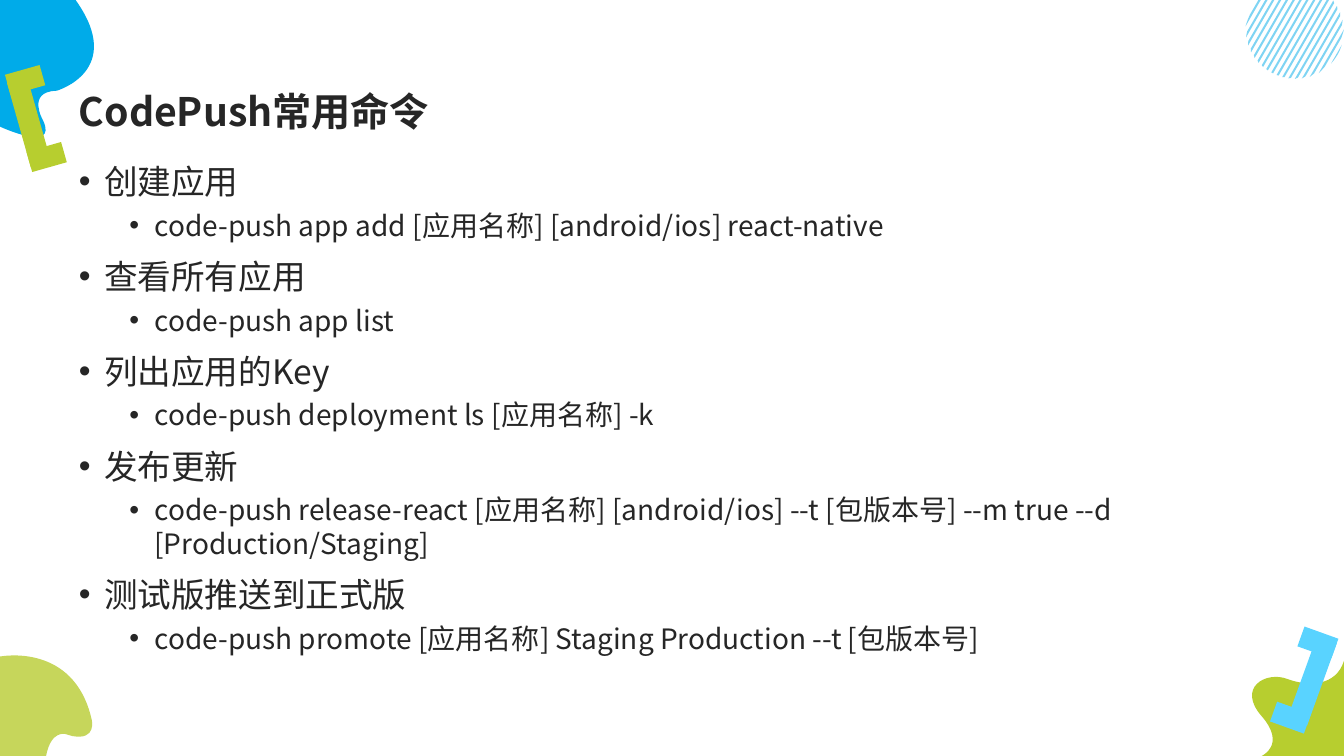
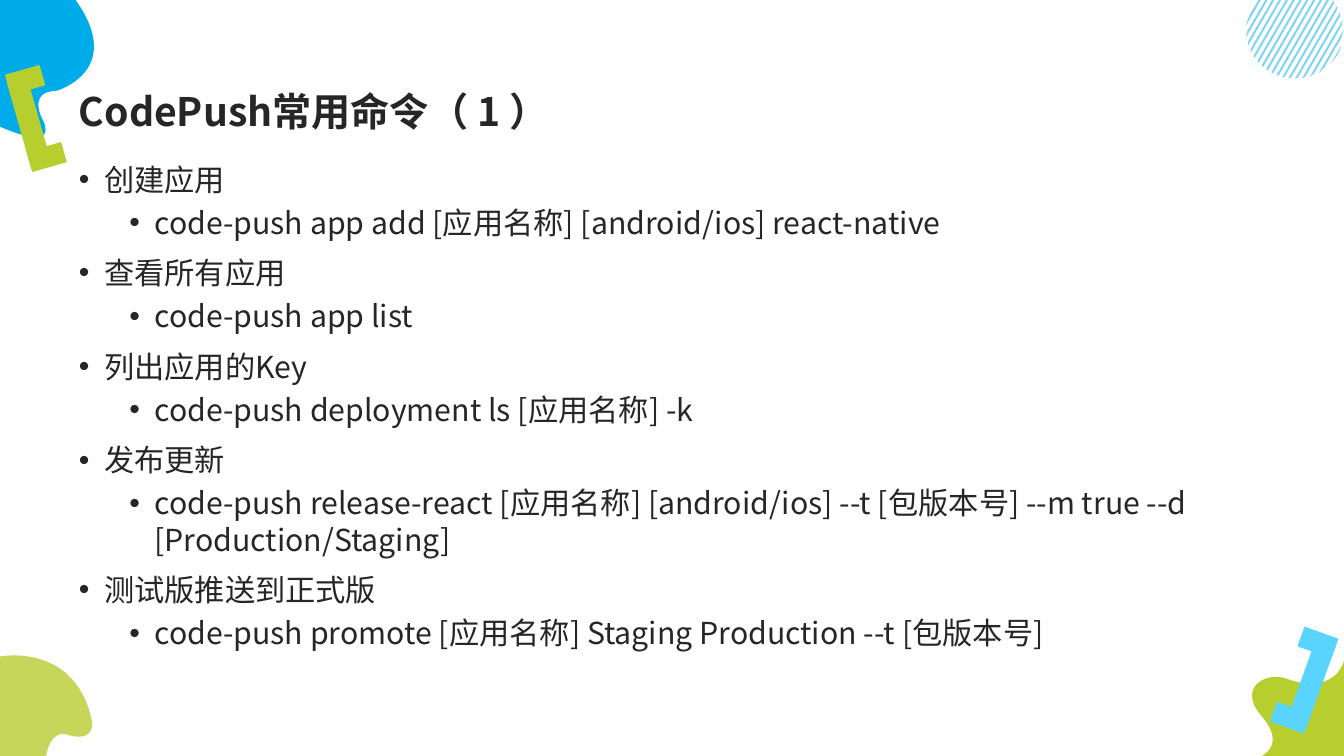
Before and after one commit to lumin824/hello-react-native, a slide deck: slide 24 of linkgap/ReactNative开发.pptx. Drawn at 1344x756 pixels with LibreOffice and Linux fonts; fonts in the diff are those of the drawing. Boxes give left, top, right and bottom in pixels: in the first picture for what was removed or moved away, otherwise in the second. Text is boxed around its words. In the diff, an @@ line names an element or a change of style, - is before the commit and + after.

```diff
--- a/linkgap/ReactNative开发.pptx
+++ b/linkgap/ReactNative开发.pptx
@@ title at [79, 92, 500, 130]: text changed @@
-CodePush常用命令
+CodePush常用命令（ 1 ）
@@ text "创建应用" at [104, 165, 1187, 652]: size 24 to 21.6 pt in "创建应用", "查看所有应用", "列出应用的Key", "发布更新" and 1 more places; size 20 to 21.6 pt in "code-push app add [应用名称] [android/ios] react-native", "code-push app list", "code-push deployment ls [应用名称] -k", "code-push release-react [应用名称] [android/ios] --t [包版本号] --m ..." and 1 more places @@
```
Also in this commit, not shown: 2 other slides changed, 1 slide added, 1 other file.
